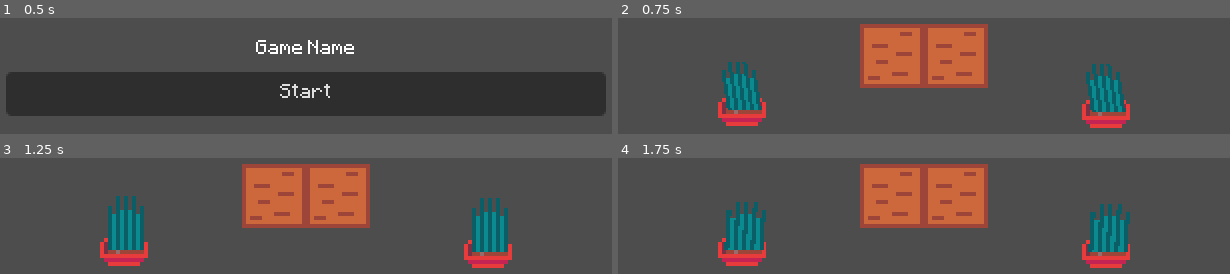
Above: before the commit, frames 1-4 (two rows, left to right).
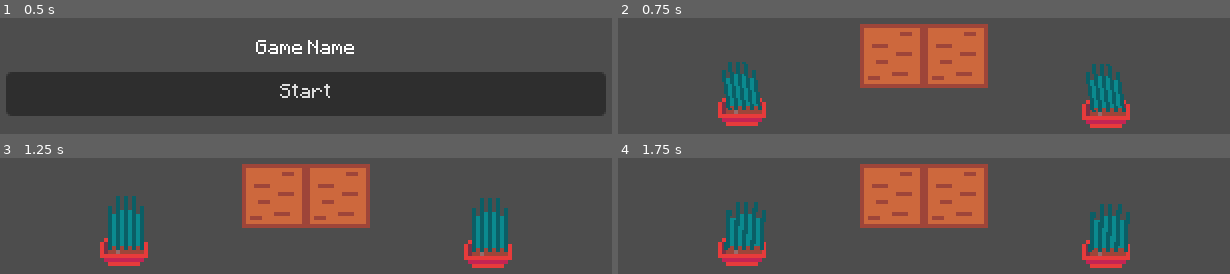
Above: after the commit, the same moments.

Repository: chybby/ldjam54
Game: Godot game, scene res://menus/main_menu/main_menu_screen.tscn
Same seed, same stepped clock (60 frames per second), same inputs: the game is played once before the commit and once after it.
Inputs (mouse positions are in pixels of both pictures, inside the frame that each line leads up to):
- Up to frame 1 (0.5 s): no input
- Up to frame 2 (0.75 s): click "Start" at 0.5 s
- Up to frame 3 (1.25 s): no input
- Up to frame 4 (1.75 s): move the mouse to (740, 222) at 1.27 s; press the mouse at (740, 222) at 1.28 s

Frame 1 is identical in both runs. In frame 2, 0.2% of the frame differs, in the area x 18-83%, y 75-82%; in frame 3, 0.2%; in frame 4, 0.2%, in the area x 17-83%, y 75-82%.

Commit message:
Add water. Add bamboo. Add level with bamboo and water.

Diff:
--- a/resources/tile_set.tres
+++ b/resources/tile_set.tres
@@ -6,17 +6,25 @@
 texture = ExtResource("1_ar7s0")
 margins = Vector2i(1, 1)
 separation = Vector2i(1, 1)
+0:0/animation_speed = 2.0
 0:0/0 = 0
 0:0/0/custom_data_1 = -1
-1:0/0 = 0
-1:0/0/custom_data_0 = 1
-1:0/0/custom_data_1 = -1
+2:0/animation_columns = 2
 2:0/0 = 0
 2:0/0/custom_data_0 = 2
 2:0/0/custom_data_1 = -1
 3:0/0 = 0
 3:0/0/custom_data_0 = -1
 9:0/0 = 0
+1:0/0 = 0
+1:0/0/custom_data_0 = 1
+12:0/animation_columns = 3
+12:0/animation_frame_0/duration = 0.5
+12:0/animation_frame_1/duration = 0.5
+12:0/animation_frame_2/duration = 0.5
+12:0/0 = 0
+12:0/0/custom_data_0 = -1
+12:0/0/custom_data_1 = 1
 
 [resource]
 custom_data_layer_0/name = "soil_id"
--- a/scenes/levels/level_3.tscn
+++ b/scenes/levels/level_3.tscn
@@ -1,15 +1,17 @@
-[gd_scene load_steps=5 format=3 uid="uid://b1kprrqqotoej"]
+[gd_scene load_steps=6 format=3 uid="uid://cwlqb1t67iuyx"]
 
 [ext_resource type="Script" path="res://scenes/levels/level.gd" id="1_psoxp"]
+[ext_resource type="PackedScene" uid="uid://c1k67ltg0yn67" path="res://scenes/levels/level_4.tscn" id="2_x2bfp"]
 [ext_resource type="PackedScene" uid="uid://ctypbkurq2og" path="res://scenes/terrarium_tile_map/terrarium_tile_map.tscn" id="2_x2qj2"]
 [ext_resource type="PackedScene" uid="uid://n0neq0p7yqtg" path="res://scenes/plant_pot/plant_pot.tscn" id="3_qpyb8"]
 [ext_resource type="PackedScene" uid="uid://beaywhoxf8xw1" path="res://scenes/plant/sprig_plant/sprig_plant.tscn" id="4_5xolx"]
 
-[node name="Level3" type="Node2D" node_paths=PackedStringArray("tile_map", "plant_pots")]
+[node name="Level4" type="Node2D" node_paths=PackedStringArray("tile_map", "plant_pots")]
 scale = Vector2(2, 2)
 script = ExtResource("1_psoxp")
 tile_map = NodePath("TerrariumTileMap")
 plant_pots = [NodePath("PlantPot"), NodePath("PlantPot2"), NodePath("PlantPot3")]
+next_level_scene = ExtResource("2_x2bfp")
 
 [node name="TerrariumTileMap" parent="." instance=ExtResource("2_x2qj2")]
 layer_0/tile_data = PackedInt32Array(196612, 131072, 0, 196613, 131072, 0, 196614, 131072, 0, 131078, 131072, 0, 65542, 131072, 0, 65541, 131072, 0, 65540, 131072, 0, 131076, 131072, 0, 131077, 131072, 0)
--- /dev/null
+++ b/scenes/levels/level_4.tscn
@@ -0,0 +1,34 @@
+[gd_scene load_steps=7 format=3 uid="uid://c1k67ltg0yn67"]
+
+[ext_resource type="Script" path="res://scenes/levels/level.gd" id="1_k2d2a"]
+[ext_resource type="PackedScene" uid="uid://ctypbkurq2og" path="res://scenes/terrarium_tile_map/terrarium_tile_map.tscn" id="2_c56ky"]
+[ext_resource type="PackedScene" uid="uid://n0neq0p7yqtg" path="res://scenes/plant_pot/plant_pot.tscn" id="3_esm5l"]
+[ext_resource type="PackedScene" uid="uid://beaywhoxf8xw1" path="res://scenes/plant/sprig_plant/sprig_plant.tscn" id="4_om8ka"]
+[ext_resource type="PackedScene" uid="uid://bb4f47h4d3ukq" path="res://scenes/plant/fern_plant/fern_plant.tscn" id="5_gkr6b"]
+[ext_resource type="PackedScene" uid="uid://cpavn2v4ue26g" path="res://scenes/plant/bamboo_plant/bamboo_plant.tscn" id="5_u6g02"]
+
+[node name="Level4" type="Node2D" node_paths=PackedStringArray("tile_map", "plant_pots")]
+scale = Vector2(2, 2)
+script = ExtResource("1_k2d2a")
+tile_map = NodePath("TerrariumTileMap")
+plant_pots = [NodePath("PlantPot"), NodePath("PlantPot2"), NodePath("PlantPot3")]
+
+[node name="TerrariumTileMap" parent="." instance=ExtResource("2_c56ky")]
+layer_0/tile_data = PackedInt32Array(196612, 0, 0, 131075, 0, 0, 196611, 0, 0, 131076, 0, 0, 131074, 0, 0, 196610, 0, 0, 262146, 0, 0, 262147, 0, 0, 262148, 0, 0, 262149, 0, 0, 196613, 0, 0, 131077, 0, 0)
+layer_1/tile_data = PackedInt32Array(65539, 786432, 0, 65540, 786432, 0, 65541, 786432, 0, 65538, 786432, 0, 196611, 196608, 0)
+
+[node name="PlantPot" parent="." instance=ExtResource("3_esm5l")]
+position = Vector2(18.5, 30.5)
+initial_plant_scene = ExtResource("5_u6g02")
+
+[node name="PlantPot2" parent="." instance=ExtResource("3_esm5l")]
+position = Vector2(117.5, 32)
+initial_plant_scene = ExtResource("5_gkr6b")
+
+[node name="PlantPot3" parent="." instance=ExtResource("3_esm5l")]
+position = Vector2(119, 63.5)
+initial_plant_scene = ExtResource("4_om8ka")
+
+[node name="PlantPot4" parent="." instance=ExtResource("3_esm5l")]
+position = Vector2(18, 66.5)
+initial_plant_scene = ExtResource("4_om8ka")
--- /dev/null
+++ b/scenes/plant/bamboo_plant/bamboo_plant.gd
@@ -0,0 +1,32 @@
+extends Node2D
+
+const INFO_TEXT := "Needs to be next to water"
+
+signal satisfaction_changed(satisfied: bool)
+
+var is_satisfied = null
+
+
+func set_satisfied(satisfied: bool) -> bool:
+    if is_satisfied != satisfied:
+        satisfaction_changed.emit(satisfied)
+    is_satisfied = satisfied
+    return satisfied
+
+
+func check_satisfied(plant_position: Vector2i, tile_map: TerrariumTileMap) -> bool:
+    # Bamboo is satisfied if next to water.
+    for coord in tile_map.get_surrounding_coords(plant_position):
+        var xxx = tile_map.get_obstacle(coord)
+        if tile_map.get_obstacle(coord) == tile_map.OBSTACLE_WATER:
+            return set_satisfied(true)
+
+    return set_satisfied(false)
+
+
+func _on_area_2d_mouse_entered():
+    GameEvents.emit_plant_area_entered(INFO_TEXT)
+
+
+func _on_area_2d_mouse_exited():
+    GameEvents.emit_plant_area_exited()
--- /dev/null
+++ b/scenes/plant/bamboo_plant/bamboo_plant.tscn
@@ -0,0 +1,117 @@
+[gd_scene load_steps=9 format=3 uid="uid://cpavn2v4ue26g"]
+
+[ext_resource type="Script" path="res://scenes/plant/bamboo_plant/bamboo_plant.gd" id="1_x8xhi"]
+[ext_resource type="Texture2D" uid="uid://8eecr57sb6kt" path="res://assets/spritesheet.png" id="2_71jhl"]
+[ext_resource type="PackedScene" path="res://scenes/plant/satisfaction_particles.tscn" id="3_8ocu4"]
+
+[sub_resource type="Animation" id="Animation_qutxt"]
+length = 0.001
+tracks/0/type = "bezier"
+tracks/0/imported = false
+tracks/0/enabled = true
+tracks/0/path = NodePath("Sprite:skew")
+tracks/0/interp = 1
+tracks/0/loop_wrap = true
+tracks/0/keys = {
+"handle_modes": PackedInt32Array(0),
+"points": PackedFloat32Array(0, -0.25, 0, 0.25, 0),
+"times": PackedFloat32Array(0)
+}
+tracks/1/type = "bezier"
+tracks/1/imported = false
+tracks/1/enabled = true
+tracks/1/path = NodePath("Sprite:scale:x")
+tracks/1/interp = 1
+tracks/1/loop_wrap = true
+tracks/1/keys = {
+"handle_modes": PackedInt32Array(0),
+"points": PackedFloat32Array(1, -0.25, 0, 0.25, 0),
+"times": PackedFloat32Array(0)
+}
+tracks/2/type = "bezier"
+tracks/2/imported = false
+tracks/2/enabled = true
+tracks/2/path = NodePath("Sprite:scale:y")
+tracks/2/interp = 1
+tracks/2/loop_wrap = true
+tracks/2/keys = {
+"handle_modes": PackedInt32Array(0),
+"points": PackedFloat32Array(1, -0.25, 0, 0.25, 0),
+"times": PackedFloat32Array(0)
+}
+
+[sub_resource type="Animation" id="Animation_vvoej"]
+resource_name = "sway"
+length = 2.0
+loop_mode = 1
+tracks/0/type = "bezier"
+tracks/0/imported = false
+tracks/0/enabled = true
+tracks/0/path = NodePath("Sprite:skew")
+tracks/0/interp = 1
+tracks/0/loop_wrap = true
+tracks/0/keys = {
+"handle_modes": PackedInt32Array(2, 0, 0, 0, 0),
+"points": PackedFloat32Array(0, 0, 0, 0.0666667, 0, -0.165806, -0.0666667, 0, 0.0666667, 0, 0.139626, -0.0666667, 0, 0.0666667, 0, -0.165806, -0.0666667, 0, 0.0666667, 0, 0, -0.0666667, 0, 0, 0),
+"times": PackedFloat32Array(0, 0.2, 1, 1.6, 2)
+}
+tracks/1/type = "bezier"
+tracks/1/imported = false
+tracks/1/enabled = true
+tracks/1/path = NodePath("Sprite:scale:x")
+tracks/1/interp = 1
+tracks/1/loop_wrap = true
+tracks/1/keys = {
+"handle_modes": PackedInt32Array(2, 0, 0, 0, 0),
+"points": PackedFloat32Array(1, 0, 0, 0.0666667, 0, 0.92, -0.0666667, 0, 0.0333333, 0, 1.02, -0.0333333, 0, 0.0666667, 0, 1.125, -0.0666667, 0, 0.0333333, 0, 1, -0.0333333, 0, 0, 0),
+"times": PackedFloat32Array(0, 0.3, 0.9, 1.4, 2)
+}
+tracks/2/type = "bezier"
+tracks/2/imported = false
+tracks/2/enabled = true
+tracks/2/path = NodePath("Sprite:scale:y")
+tracks/2/interp = 1
+tracks/2/loop_wrap = true
+tracks/2/keys = {
+"handle_modes": PackedInt32Array(2, 0, 0, 0, 0),
+"points": PackedFloat32Array(1, 0, 0, 0.0666667, 0, 1.06, -0.0666667, 0, 0.0333333, 0, 1.165, -0.0333333, 0, 0.0666667, 0, 0.855, -0.0666667, 0, 0.0333333, 0, 1, -0.0333333, 0, 0, 0),
+"times": PackedFloat32Array(0, 0.3, 0.9, 1.4, 2)
+}
+
+[sub_resource type="AnimationLibrary" id="AnimationLibrary_rt26r"]
+_data = {
+"RESET": SubResource("Animation_qutxt"),
+"sway": SubResource("Animation_vvoej")
+}
+
+[sub_resource type="AtlasTexture" id="AtlasTexture_520x6"]
+atlas = ExtResource("2_71jhl")
+region = Rect2(256, 1, 16, 16)
+
+[sub_resource type="CircleShape2D" id="CircleShape2D_jhmlt"]
+radius = 8.0
+
+[node name="BambooPlant" type="Node2D"]
+script = ExtResource("1_x8xhi")
+
+[node name="AnimationPlayer" type="AnimationPlayer" parent="."]
+autoplay = "sway"
+libraries = {
+"": SubResource("AnimationLibrary_rt26r")
+}
+
+[node name="Sprite" type="Sprite2D" parent="."]
+position = Vector2(0, 7)
+texture = SubResource("AtlasTexture_520x6")
+offset = Vector2(0, -7)
+
+[node name="SatisfactionParticles" parent="." node_paths=PackedStringArray("plant") instance=ExtResource("3_8ocu4")]
+plant = NodePath("..")
+
+[node name="Area2D" type="Area2D" parent="."]
+
+[node name="CollisionShape2D" type="CollisionShape2D" parent="Area2D"]
+shape = SubResource("CircleShape2D_jhmlt")
+
+[connection signal="mouse_entered" from="Area2D" to="." method="_on_area_2d_mouse_entered"]
+[connection signal="mouse_exited" from="Area2D" to="." method="_on_area_2d_mouse_exited"]
--- a/scenes/terrarium_tile_map/terrarium_tile_map.gd
+++ b/scenes/terrarium_tile_map/terrarium_tile_map.gd
@@ -13,6 +13,7 @@
 
 const OBSTACLE_LAYER = 1
 const OBSTACLE_ROCK = 0
+const OBSTACLE_WATER = 1
 
 const CURSOR_LAYER = 2
 
Binary file changed: assets/spritesheet.png
Not shown: 1 places in scenes/levels/level_2.tscn that only renumber resources
Binary file changed: spritesheet.aseprite
